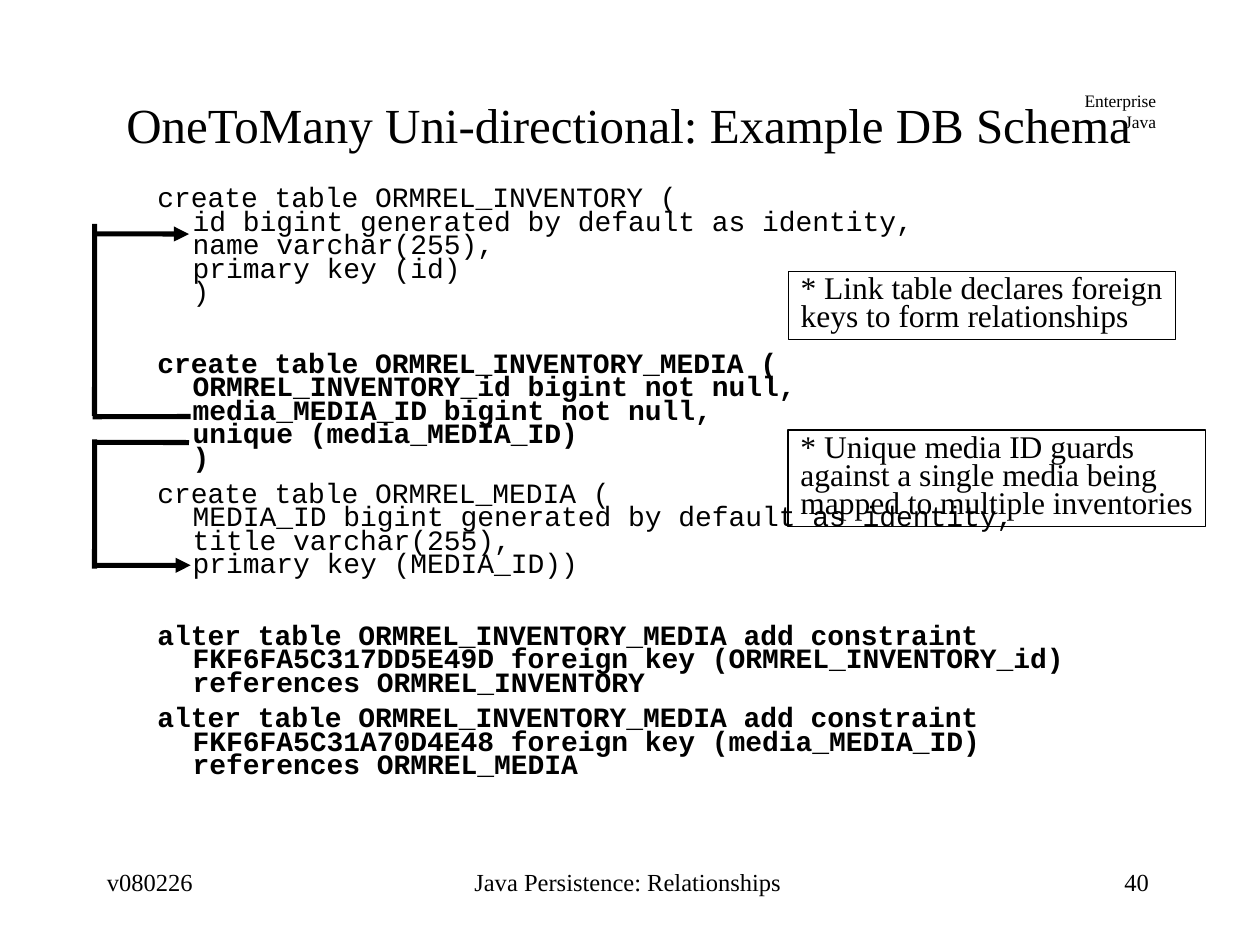
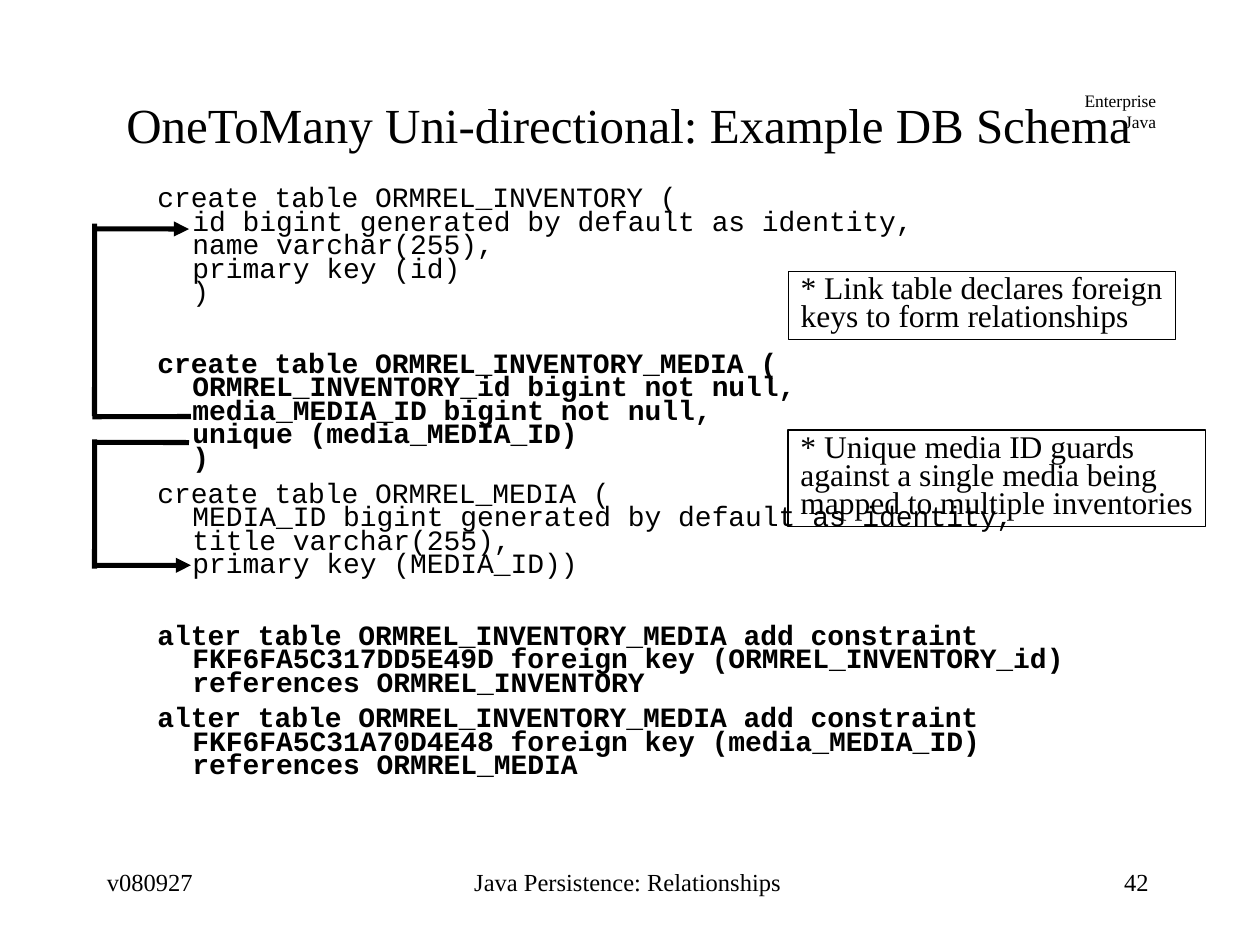
Before and after one commit to jcstaff/ejava-javaee, a slide deck: slide 42 of ormRelations/src/site/resources/lectures/ormRelations.ppt (slide 40 before the commit). Drawn at 1260x945 pixels with LibreOffice and Linux fonts; fonts in the diff are those of the drawing. Boxes give left, top, right and bottom in pixels: in the first picture for what was removed or moved away, otherwise in the second. Text is boxed around its words. In the diff, an @@ line names an element or a change of style, - is before the commit and + after.

```diff
--- a/ormRelations/src/site/resources/lectures/ormRelations.ppt
+++ b/ormRelations/src/site/resources/lectures/ormRelations.ppt
@@ arrow moved from (94, 234) - (189, 234) to (94, 229) - (189, 229) @@
@@ text at box(107, 874, 193, 892): text changed @@
-v080226
+v080927
@@ page number at box(1124, 874, 1149, 891): text changed @@
-40
+42
```
Also in this commit, not shown: 62 other slides changed, 4 slides added, 2 other files.
